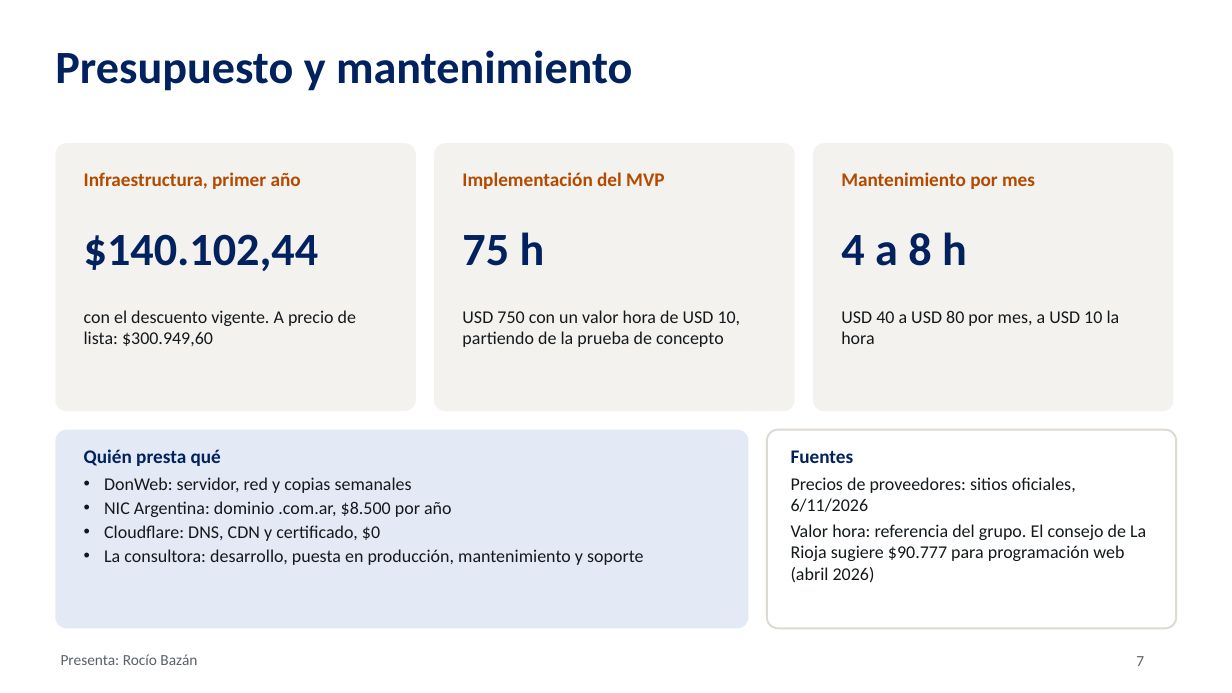
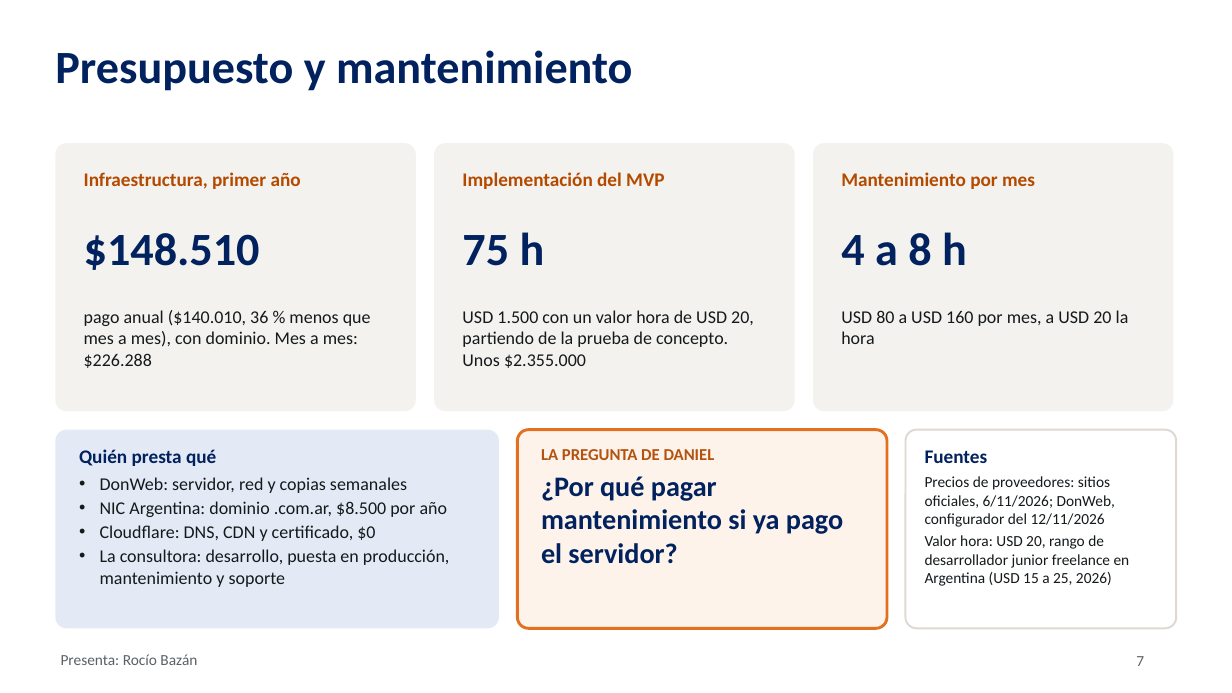
Before and after one commit to Jere3200/taller-ruiz, a slide deck: slide 7 of docs/diapositivas/diapositivas-taller-ruiz.pptx. Drawn at 1232x693 pixels with LibreOffice and Linux fonts; fonts in the diff are those of the drawing. Boxes give left, top, right and bottom in pixels: in the first picture for what was removed or moved away, otherwise in the second. Text is boxed around its words. In the diff, an @@ line names an element or a change of style, - is before the commit and + after.

Commit message:
Sync proposal, slides and budget with the delivered version
Updates the hourly rate to USD 20 and DonWeb prices to the 12 Nov configurator (annual or monthly payment), adds the client question card to slide 7 and the new cover with the Rumbo logo. The generators now reproduce the delivered files: the HTML deck is byte-identical and the proposal PDF and PPTX match word for word. Also renames the identity folder as the group named it.

```diff
--- a/docs/diapositivas/diapositivas-taller-ruiz.pptx
+++ b/docs/diapositivas/diapositivas-taller-ruiz.pptx
@@ text at (84, 233, 260, 270): text changed @@
-$140.102,44
+$148.510
@@ text at (84, 310, 371, 368): text changed @@
-con el descuento vigente. A precio de lista: $300.949,60
+pago anual ($140.010, 36 % menos que mes a mes), con dominio. Mes a mes: $226.288
@@ text at (462, 310, 754, 368): text changed @@
-USD 750 con un valor hora de USD 10, partiendo de la prueba de concepto
+USD 1.500 con un valor hora de USD 20, partiendo de la prueba de concepto. Unos $2.355.000
@@ text at (841, 310, 1129, 344): text changed @@
-USD 40 a USD 80 por mes, a USD 10 la hora
+USD 80 a USD 160 por mes, a USD 20 la hora
@@ rounded rectangle: place and size @@
-rounded rectangle at (55, 430, 749, 628)
+rounded rectangle at (55, 430, 499, 628)
@@ text "Quién presta qué" rewrapped from (84, 449, 643, 565) to (79, 449, 450, 587) @@
@@ rounded rectangle: place and size @@
-rounded rectangle at (767, 430, 1177, 628)
+rounded rectangle at (518, 430, 887, 628)
@@ rounded rectangle at (518, 430, 887, 628): fill #FFFFFF to #FDF3EA; outline #DEDAD3 1.5 pt to #E2701F 2.25 pt @@
@@ text added at (541, 449, 843, 564), 22 pt, text #01225E, bold @@
+LA PREGUNTA DE DANIEL
+¿Por qué pagar mantenimiento si ya pago el servidor?
@@ rounded rectangle added at (906, 430, 1177, 628), fill #FFFFFF, outline #DEDAD3 1.5 pt @@
@@ text "Fuentes": place and size @@
-text "Fuentes" at (791, 450, 1146, 583)
+text "Fuentes" at (925, 450, 1130, 586)
@@ text at (925, 476, 1130, 586): text changed; size 14 to 12 pt @@
-Precios de proveedores: sitios oficiales, 6/11/2026
-Valor hora: referencia del grupo. El consejo de La Rioja sugiere $90.777 para programación web (abril 2026)
+Precios de proveedores: sitios oficiales, 6/11/2026; DonWeb, configurador del 12/11/2026
+Valor hora: USD 20, rango de desarrollador junior freelance en Argentina (USD 15 a 25, 2026)
```
Also in this commit, not shown: 3 other slides changed, 22 other files.
